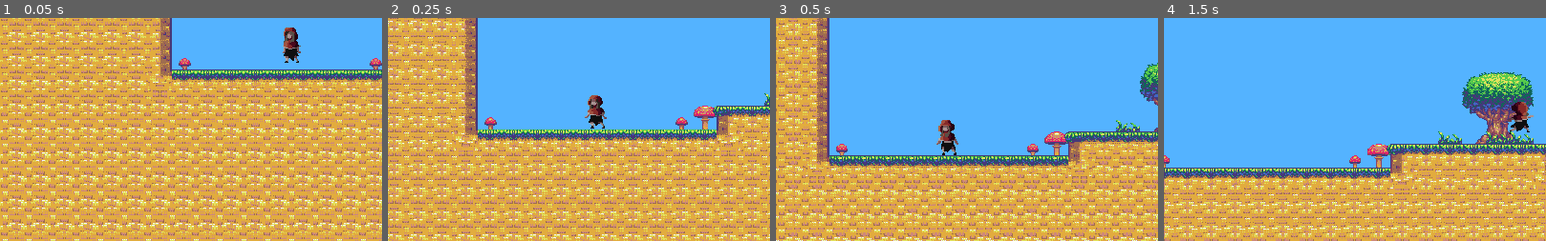
Above: before the commit, frames 1-4 (left to right).
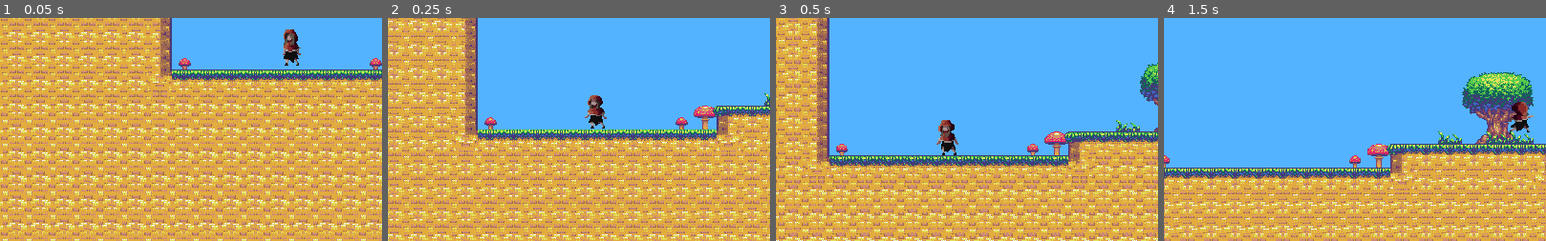
Above: after the commit, the same moments.

Repository: Beretta350/Psychomachia
Game: Godot game, scene res://Scenes/World/World.tscn
Two runs of this game, one before a commit and one after it. Both use one fixed random seed, a clock stepped at 60 frames per second and the inputs below. The engine's default icon, where the game draws it, is replaced by a stand-in: a white triangle on a blue panel in a dark square.
Inputs (mouse positions are % of the whole screen's width and height, from its top left):
- Up to frame 1 (0.05 s): no input
- Up to frame 2 (0.25 s): no input
- Up to frame 3 (0.5 s): no input
- Up to frame 4 (1.5 s): tap Enter (ui_accept) at 0.5, 0.77 s; move the mouse to (72, 45) at 0.52 s; hold C (slide) 0.53-1.28 s; hold Right (ui_right) from 0.53 s (still down); tap E (dash) at 0.6 s; move the mouse to (30, 55) at 1.27 s; tap C (slide) at 1.35 s
The pictures show only the part of the screen within x 0-50%, y 50-100%; the shares and areas given below are measured in that part.

The runs differ from the first frame. In frame 1, 0.4% of the frame differs, in the area x 74-79%, y 4-22%; in frame 2, nothing differs; in frame 3, nothing differs; in frame 4, nothing differs.

Commit message:
added falling platform scene

Diff:
--- /dev/null
+++ b/Scenes/Falling Platform/falling_platform.gd
@@ -0,0 +1,55 @@
+extends KinematicBody2D
+
+onready var timer = $ResetTimer
+onready var animation_player=$AnimationPlayer
+
+onready var reset_position = global_position
+
+var velocity = Vector2()
+var gravity=60
+
+var is_triggered=false
+
+export var reset_time : float = 1.0
+
+func _ready():
+	set_physics_process(false)
+
+func _physics_process(delta):
+	velocity.y +=gravity
+	position+= velocity*delta
+# Declare member variables here. Examples:
+# var a = 2
+# var b = "text"
+
+func collide_with(collision: KinematicCollision2D, collider: KinematicBody2D):
+	if !is_triggered:
+		is_triggered=true
+		animation_player.play("shake")
+		velocity=Vector2.ZERO
+
+
+
+func _on_AnimationPlayer_animation_finished(anim_name):
+	print("passou aqui")
+	set_physics_process(true)
+	timer.start(reset_time)
+
+# Called when the node enters the scene tree for the first time.
+
+
+func _on_ResetTimer_timeout():
+	set_physics_process(false)
+	yield(get_tree(), "physics_frame")
+	var temp = collision_layer
+	collision_layer=0
+	global_position=reset_position
+	yield(get_tree(), "physics_frame")
+	collision_layer=temp
+	is_triggered = false
+
+
+
+# Called every frame. 'delta' is the elapsed time since the previous frame.
+#func _process(delta):
+#	pass
--- /dev/null
+++ b/Scenes/Falling Platform/falling_platform.tscn
@@ -0,0 +1,42 @@
+[gd_scene load_steps=5 format=2]
+
+[ext_resource path="res://Scenes/Falling Platform/falling_platform.gd" type="Script" id=1]
+[ext_resource path="res://Scenes/Falling Platform/castle_env.png" type="Texture" id=2]
+
+[sub_resource type="RectangleShape2D" id=1]
+extents = Vector2( 35.9853, 7.01469 )
+
+[sub_resource type="Animation" id=2]
+resource_name = "shake"
+tracks/0/type = "value"
+tracks/0/path = NodePath("AnimationPlayer:root_node")
+tracks/0/interp = 1
+tracks/0/loop_wrap = true
+tracks/0/imported = false
+tracks/0/enabled = true
+tracks/0/keys = {
+"times": PoolRealArray( 0, 1 ),
+"transitions": PoolRealArray( 1, 1 ),
+"update": 1,
+"values": [ NodePath(".."), NodePath("..") ]
+}
+
+[node name="falling_platform" type="KinematicBody2D"]
+script = ExtResource( 1 )
+
+[node name="CollisionShape2D" type="CollisionShape2D" parent="."]
+position = Vector2( 2.00226, 1.66855 )
+shape = SubResource( 1 )
+
+[node name="ResetTimer" type="Timer" parent="."]
+one_shot = true
+
+[node name="Sprite" type="Sprite" parent="."]
+position = Vector2( -7.62939e-06, 0.166849 )
+scale = Vector2( 1.45803, 1.49481 )
+texture = ExtResource( 2 )
+
+[node name="AnimationPlayer" type="AnimationPlayer" parent="."]
+anims/shake = SubResource( 2 )
+[connection signal="timeout" from="ResetTimer" to="." method="_on_ResetTimer_timeout"]
+[connection signal="animation_finished" from="AnimationPlayer" to="." method="_on_AnimationPlayer_animation_finished"]
--- a/Scenes/Levels/Gluttony.tscn
+++ b/Scenes/Levels/Gluttony.tscn
@@ -1,10 +1,11 @@
-[gd_scene load_steps=21 format=2]
+[gd_scene load_steps=22 format=2]
 
 [ext_resource path="res://Scenes/Player/Player.tscn" type="PackedScene" id=1]
 [ext_resource path="res://Sprites/Scenario/Gluttony/main_background.png" type="Texture" id=2]
 [ext_resource path="res://Sprites/Scenario/Gluttony/bgrd_tree4.png" type="Texture" id=3]
 [ext_resource path="res://Sprites/Scenario/Gluttony/env_ground.png" type="Texture" id=4]
 [ext_resource path="res://Sprites/Scenario/Gluttony/bgrd_tree2.png" type="Texture" id=5]
+[ext_resource path="res://Scenes/Falling Platform/falling_platform.tscn" type="PackedScene" id=6]
 
 [sub_resource type="ConvexPolygonShape2D" id=1]
 points = PoolVector2Array( 0, 0, 16, 0, 16, 16, 0, 16 )
@@ -30,8 +31,11 @@
 [sub_resource type="ConvexPolygonShape2D" id=8]
 points = PoolVector2Array( 0, 0, 16, 0, 16, 16, 0, 16 )
 
+[sub_resource type="ConvexPolygonShape2D" id=9]
+points = PoolVector2Array( 0, 0, 16, 0, 16, 16, 0, 16 )
+
 [sub_resource type="ConvexPolygonShape2D" id=10]
-points = PoolVector2Array( 0, 0, 16, 0, 16, 16, 0, 16 )
+points = PoolVector2Array( 16, 16, 0, 16, 0, 0, 16, 0 )
 
 [sub_resource type="ConvexPolygonShape2D" id=11]
 points = PoolVector2Array( 16, 16, 0, 16, 0, 0, 16, 0 )
@@ -42,10 +46,7 @@
 [sub_resource type="ConvexPolygonShape2D" id=13]
 points = PoolVector2Array( 16, 16, 0, 16, 0, 0, 16, 0 )
 
-[sub_resource type="ConvexPolygonShape2D" id=14]
-points = PoolVector2Array( 16, 16, 0, 16, 0, 0, 16, 0 )
-
-[sub_resource type="TileSet" id=9]
+[sub_resource type="TileSet" id=14]
 0/name = "Ground"
 0/texture = ExtResource( 4 )
 0/tex_offset = Vector2( 0, 0 )
@@ -133,38 +134,38 @@
 1/navigation_offset = Vector2( 0, 0 )
 1/shape_offset = Vector2( 0, 0 )
 1/shape_transform = Transform2D( 1, 0, 0, 1, 0, 0 )
-1/shape = SubResource( 10 )
+1/shape = SubResource( 9 )
 1/shape_one_way = false
 1/shape_one_way_margin = 1.0
 1/shapes = [ {
 "autotile_coord": Vector2( 0, 0 ),
 "one_way": false,
 "one_way_margin": 1.0,
+"shape": SubResource( 9 ),
+"shape_transform": Transform2D( 1, 0, 0, 1, 0, 0 )
+}, {
+"autotile_coord": Vector2( 1, 0 ),
+"one_way": false,
+"one_way_margin": 1.0,
 "shape": SubResource( 10 ),
 "shape_transform": Transform2D( 1, 0, 0, 1, 0, 0 )
 }, {
-"autotile_coord": Vector2( 1, 0 ),
+"autotile_coord": Vector2( 2, 0 ),
 "one_way": false,
 "one_way_margin": 1.0,
 "shape": SubResource( 11 ),
 "shape_transform": Transform2D( 1, 0, 0, 1, 0, 0 )
 }, {
-"autotile_coord": Vector2( 2, 0 ),
+"autotile_coord": Vector2( 3, 0 ),
 "one_way": false,
 "one_way_margin": 1.0,
 "shape": SubResource( 12 ),
 "shape_transform": Transform2D( 1, 0, 0, 1, 0, 0 )
 }, {
-"autotile_coord": Vector2( 3, 0 ),
+"autotile_coord": Vector2( 4, 0 ),
 "one_way": false,
 "one_way_margin": 1.0,
 "shape": SubResource( 13 ),
-"shape_transform": Transform2D( 1, 0, 0, 1, 0, 0 )
-}, {
-"autotile_coord": Vector2( 4, 0 ),
-"one_way": false,
-"one_way_margin": 1.0,
-"shape": SubResource( 14 ),
 "shape_transform": Transform2D( 1, 0, 0, 1, 0, 0 )
 } ]
 1/z_index = 0
@@ -264,3 +265,6 @@
 centered = false
 
 [node name="NPCs" type="Node2D" parent="."]
+
+[node name="falling_platform" parent="." instance=ExtResource( 6 )]
+position = Vector2( 1787, 48.8245 )
--- a/Scenes/Player/Player.gd
+++ b/Scenes/Player/Player.gd
@@ -122,10 +122,17 @@
 func move():
 	var old = velocity
 	velocity = move_and_slide(velocity, Vector2.UP, true)
-	if get_slide_count() > 0:
-		for i in range(get_slide_count()):
-			if(get_slide_collision(i).collider.get_name().find("Spikes") != -1):
-				get_tree().reload_current_scene()
+
+
+	for i in range(get_slide_count()):
+		var collision = get_slide_collision(i)
+		if(get_slide_collision(i).collider.get_name().find("Spikes") != -1):
+			get_tree().reload_current_scene()
+
+		if collision.collider.has_method("collide_with"):
+
+			collision.collider.collide_with(collision,self)
+
 
 
 func apply_gravity (gravity:float):
--- a/Scenes/Player/StateIdle.gd
+++ b/Scenes/Player/StateIdle.gd
@@ -8,7 +8,7 @@
 		(player.vertical > 0 and player.ladder_tip)\
 	):
 		return "ladder"
-	if player.horizontal == 0 and player.vertical > 0:
+	if player.horizontal == 0:
 		player.collision_layer = 1
 		player.platform_timer.start()
 		player.apply_gravity(player.gravity)
Binary file added: Scenes/Falling Platform/castle_env.png
Not shown, added: Scenes/Falling Platform/castle_env.png.import
Not shown: 1 places in Scenes/Levels/Gluttony.tscn that only renumber resources
